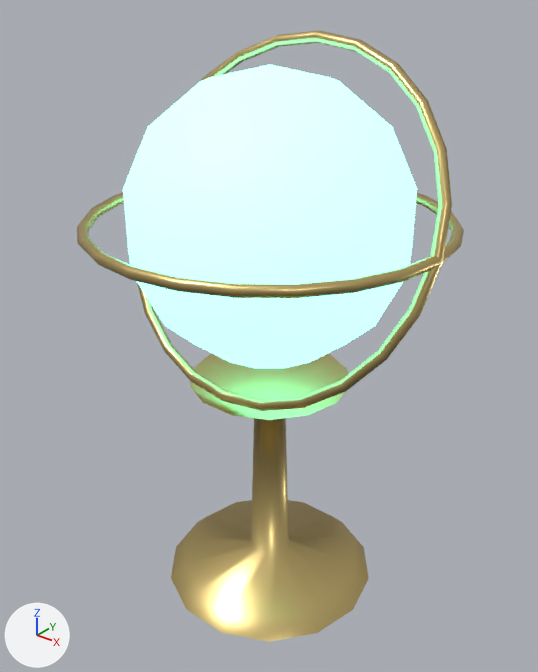
Before and after pictures for a commit that changed the glTF model maze3d/kits/executive/models/ex_globe.glb.
The view is the same before and after, from a 50 mm lens placed at (1.52, -1.91, 2.25), pointed at (-0.01, 0.01, 1.06). The axes (+X, +Y, +Z) are drawn at lower left. The lights are the same throughout. The first picture is the older version.

The older version as bpy lines, for what is in view:
```python
mat_holo = principled_material('holo')
mat_holo.base_color = (0.2, 0.95, 0.85)  # cyan #7cf9ed
mat_holo.roughness = 0.6
mat_holo.emission_color = (0.211, 1.0, 0.895)  # cyan #7ffff3
mat_holo.emission_strength = 2.85
me_ex_globe = bpy.data.meshes.new('ex_globe')
me_ex_globe.from_pydata(...)  # 409 vertices, 812 faces; spans x -0.64..0.64, y -0.64..0.64, z 0.0..2.08
# faces by material slot: [644, 168]
me_ex_globe.materials.append(mat_brass)  # yellow #ddc481
me_ex_globe.materials.append(mat_holo)  # cyan #7cf9ed, glowing cyan #7ffff3
ob_ex_globe = bpy.data.objects.new('ex_globe', me_ex_globe)
ob_ex_globe.location = (0.0, 0.0, 0.0)
```
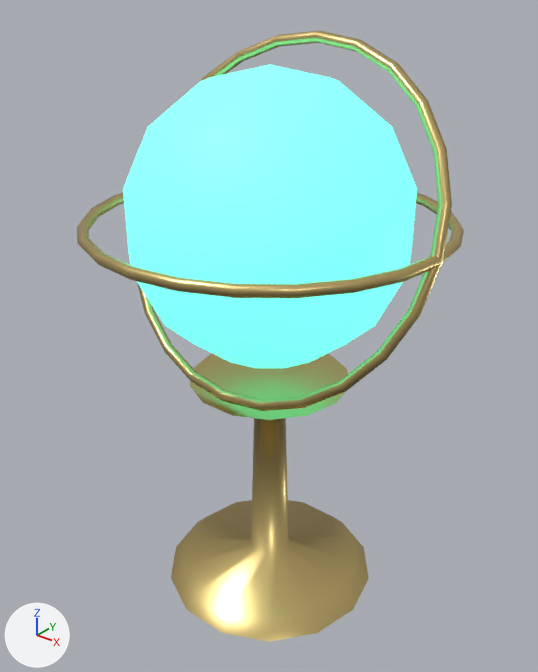
Changed parts and their boxes [x1, y1, x2, y2] in the pictures (538 x 672 px):
```json
{"object": "ex_globe", "change": "recoloured, surface changed", "before": [83, 34, 456, 610], "after": [83, 34, 456, 610]}
```

The change, as JSON lines over the scene's bpy script:
```json
{"op": "set", "path": "mat_holo.emission_color", "old": "(0.211, 1.0, 0.895)", "new": "(0.167, 1.0, 0.764)", "note": "cyan #7ffff3 -> cyan #72ffe2"}
{"op": "set", "path": "mat_holo.emission_strength", "old": "2.85", "new": "1.08"}
```
